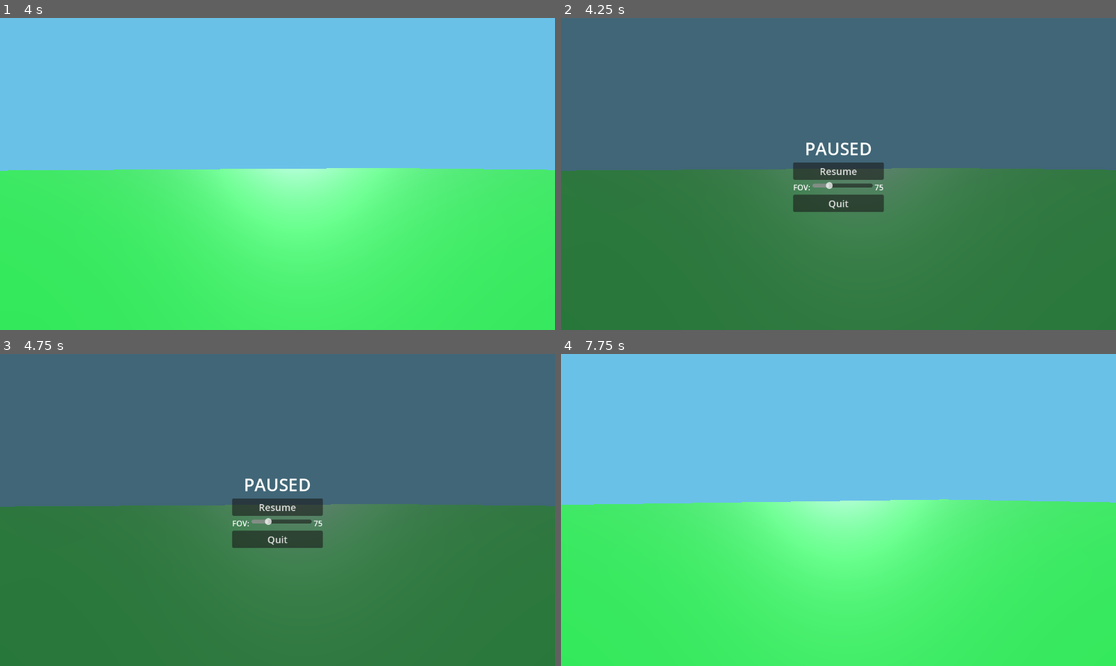
Above: before the commit, frames 1-4 (two rows, left to right).
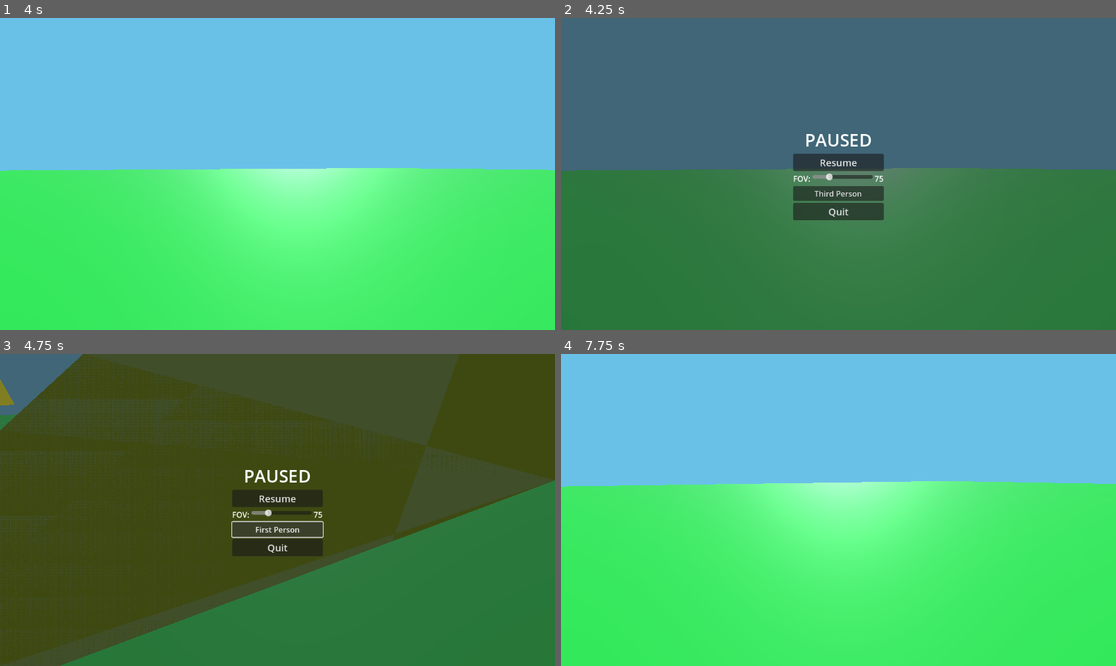
Above: after the commit, the same moments.

Repository: alexcu2718/this_game_has_no_name
Game: Godot game, scene res://world.tscn
The game is run twice, just before and just after one commit, with the same random seed, the same clock (stepped at 60 frames per second) and the same inputs.
Inputs (mouse positions are in pixels of both pictures, inside the frame that each line leads up to):
- Up to frame 1 (4 s): tap Enter (ui_accept) at 0.5, 0.77, 1.52, 3.02, 3.5, 3.77 s; move the mouse to (305, 174) at 0.52 s; hold Shift (crouch) 0.53-1.28 s; hold W (move_forward) from 0.53 s (still down); tap V at 0.8, 1.35, 2.3, 2.85, 3.8 s; move the mouse to (249, 174) at 1.27 s; tap Shift (crouch) at 1.55, 3.05 s; move the mouse to (288, 167) at 2.02 s; hold Shift (crouch) 2.03-2.78 s; move the mouse to (271, 180) at 2.77 s; move the mouse to (316, 177) at 3.52 s; hold Shift (crouch) from 3.53 s (still down)
- Up to frame 2 (4.25 s): keep holding W (move_forward); keep holding Shift (crouch); tap Escape (ui_cancel) at 4.15 s
- Up to frame 3 (4.75 s): release W (move_forward) at 4.25 s; release Shift (crouch) at 4.25 s; click (277, 528) at 4.25 s, where only the run after the commit has a clickable "Third Person"
- Up to frame 4 (7.75 s): click (838, 528) at 5 s, where only the run after the commit has a clickable "First Person"; click "Resume" at 5.75 s; tap Enter (ui_accept) at 6.5, 6.77, 7.25 s; move the mouse to (794, 506) at 6.52 s; hold W (move_forward) from 6.53 s (still down); tap V at 6.6, 7.55 s; tap Shift (crouch) at 6.8 s; move the mouse to (844, 510) at 7.27 s; hold Shift (crouch) from 7.28 s (still down)

Frame 1 is identical in both runs. In frame 2, 2.5% of the frame differs, in the area x 41-59%, y 37-65%; in frame 3, 72%, in the area x 0-100%, y 0-100%; in frame 4, 6.1%.

Commit message:
added 3rd person toggle

Diff:
--- a/character.gd
+++ b/character.gd
@@ -14,9 +14,21 @@
 var is_charging = false
 
 @onready var camera = $Camera3D
+@onready var third_person_camera = $ThirdPersonCamera
+var is_third_person = false
 
 func _ready():
 	Input.mouse_mode = Input.MOUSE_MODE_CAPTURED
+	third_person_camera.enabled = false
+
+func toggle_camera_mode():
+	is_third_person = !is_third_person
+	if is_third_person:
+		camera.enabled = false
+		third_person_camera.enabled = true
+	else:
+		camera.enabled = true
+		third_person_camera.enabled = false
 
 func toggle_fullscreen():
 	if DisplayServer.window_get_mode() == DisplayServer.WINDOW_MODE_FULLSCREEN:
@@ -29,8 +41,12 @@
 func _unhandled_input(event):
 	if event is InputEventMouseMotion and Input.mouse_mode == Input.MOUSE_MODE_CAPTURED:
 		rotate_y(-event.relative.x * .005)
-		camera.rotate_x(-event.relative.y * .005)
-		camera.rotation.x = clamp(camera.rotation.x, -PI/2, PI/2)
+		if is_third_person:
+			third_person_camera.rotate_x(-event.relative.y * .005)
+			third_person_camera.rotation.x = clamp(third_person_camera.rotation.x, -PI/2, PI/2)
+		else:
+			camera.rotate_x(-event.relative.y * .005)
+			camera.rotation.x = clamp(camera.rotation.x, -PI/2, PI/2)
 
 func _unhandled_key_input(event):
 	if Input.is_action_just_pressed("ui_cancel"):
--- a/character.tscn
+++ b/character.tscn
@@ -21,3 +21,6 @@
 
 [node name="Camera3D" type="Camera3D" parent="."]
 transform = Transform3D(1, 0, 0, 0, 1, 0, 0, 0, 1, 0, 1.5, 0)
+
+[node name="ThirdPersonCamera" type="Camera3D" parent="."]
+transform = Transform3D(1, 0, 0, 0, 0.866025, 0.5, 0, -0.5, 0.866025, 0, 3, 5)
--- a/character_new.gd
+++ b/character_new.gd
@@ -20,8 +20,10 @@
 var is_charging = false
 
 @onready var camera = $Camera3D
+@onready var third_person_camera = $ThirdPersonCamera
 @onready var collision_shape = $CollisionShape3D
 @onready var mesh = $CSGMesh3D
+var is_third_person = false
 
 signal player_died
 
@@ -29,32 +31,51 @@
 	Input.mouse_mode = Input.MOUSE_MODE_CAPTURED
 	spawn_position = global_position
 	spawn_rotation = rotation
+	third_person_camera.current = false
+
+func toggle_camera_mode():
+	is_third_person = !is_third_person
+	if is_third_person:
+		camera.current = false
+		third_person_camera.current = true
+	else:
+		camera.current = true
+		third_person_camera.current = false
 
 func _unhandled_input(event):
 	if event is InputEventMouseMotion and Input.mouse_mode == Input.MOUSE_MODE_CAPTURED:
 		rotate_y(-event.relative.x * .005) #need to make these based on sensitivies in a GUI TODO!
-		camera.rotate_x(-event.relative.y * .005)
-		camera.rotation.x = clamp(camera.rotation.x, -PI/2, PI/2)
+		if is_third_person:
+			third_person_camera.rotate_x(-event.relative.y * .005)
+			third_person_camera.rotation.x = clamp(third_person_camera.rotation.x, -PI/2, PI/2)
+		else:
+			camera.rotate_x(-event.relative.y * .005)
+			camera.rotation.x = clamp(camera.rotation.x, -PI/2, PI/2)
 
 func crouch():
 	is_crouching = true
 	# scale down the character and camera when crouching
 	collision_shape.scale.y = 0.6
 	mesh.scale.y = 0.6
-	camera.position.y = 1.0
+	if not is_third_person:
+		camera.position.y = 1.0
 
 func stand():
 	is_crouching = false
 	#restore original scale when standing
 	collision_shape.scale.y = 1.0
 	mesh.scale.y = 1.0
-	camera.position.y = 1.5
+	if not is_third_person:
+		camera.position.y = 1.5
 
 func _unhandled_key_input(event):
 	if Input.is_action_just_pressed("ui_cancel"):
 		var pause_menu = get_node_or_null("/root/World/PauseMenu")
 		if pause_menu:
 			pause_menu.toggle_pause()
+
+	if event.keycode == KEY_V:
+		toggle_camera_mode()
 
 func _physics_process(delta):
 	#  check ded
@@ -103,12 +124,6 @@
 	velocity.x = move_toward(velocity.x, direction.x, HORIZONTAL_ACCELERATION * delta)
 	velocity.z = move_toward(velocity.z, direction.z, HORIZONTAL_ACCELERATION * delta)
 
-	#var angle = 5
-	#var t = delta * 6
-
-	#TODO! consider how i want to do the view movementr
-	#if Input.mouse_mode == Input.MOUSE_MODE_CAPTURED:
-	#	rotation_degrees = rotation_degrees.lerp(Vector3(input_dir.normalized().y * angle, rotation_degrees.y, -input_dir.normalized().x * angle), t)
 
 	move_and_slide()
 	force_update_transform()
--- a/pause_menu.gd
+++ b/pause_menu.gd
@@ -2,6 +2,7 @@
 
 @onready var fov_slider = $VBoxContainer/FOVContainer/FOVSlider
 @onready var fov_value_label = $VBoxContainer/FOVContainer/FOVValue
+@onready var third_person_button = $VBoxContainer/ThirdPersonButton
 
 func _ready():
 	visible = false
@@ -9,11 +10,18 @@
 	if camera:
 		fov_slider.value = camera.fov
 		fov_value_label.text = str(int(camera.fov))
+	update_third_person_button_text()
 
 func _on_resume_button_pressed():
 	get_tree().paused = false
 	visible = false
 	Input.mouse_mode = Input.MOUSE_MODE_CAPTURED
+
+func _on_third_person_button_pressed():
+	var character = get_node("/root/World/character")
+	if character:
+		character.toggle_camera_mode()
+		update_third_person_button_text()
 
 func _on_quit_button_pressed():
 	get_tree().quit()
@@ -34,5 +42,14 @@
 		if camera:
 			fov_slider.value = camera.fov
 			fov_value_label.text = str(int(camera.fov))
+		update_third_person_button_text()
 	else:
 		Input.mouse_mode = Input.MOUSE_MODE_CAPTURED
+
+func update_third_person_button_text():
+	var character = get_node("/root/World/character")
+	if character:
+		if character.is_third_person:
+			third_person_button.text = "First Person"
+		else:
+			third_person_button.text = "Third Person"
--- a/pause_menu.tscn
+++ b/pause_menu.tscn
@@ -67,6 +67,11 @@
 theme_override_font_sizes/font_size = 16
 text = "75"
 
+[node name="ThirdPersonButton" type="Button" parent="VBoxContainer"]
+layout_mode = 2
+theme_override_font_sizes/font_size = 16
+text = "First Person"
+
 [node name="QuitButton" type="Button" parent="VBoxContainer"]
 layout_mode = 2
 theme_override_font_sizes/font_size = 20
@@ -74,4 +79,5 @@
 
 [connection signal="pressed" from="VBoxContainer/ResumeButton" to="." method="_on_resume_button_pressed"]
 [connection signal="value_changed" from="VBoxContainer/FOVContainer/FOVSlider" to="." method="_on_fov_slider_value_changed"]
+[connection signal="pressed" from="VBoxContainer/ThirdPersonButton" to="." method="_on_third_person_button_pressed"]
 [connection signal="pressed" from="VBoxContainer/QuitButton" to="." method="_on_quit_button_pressed"]
